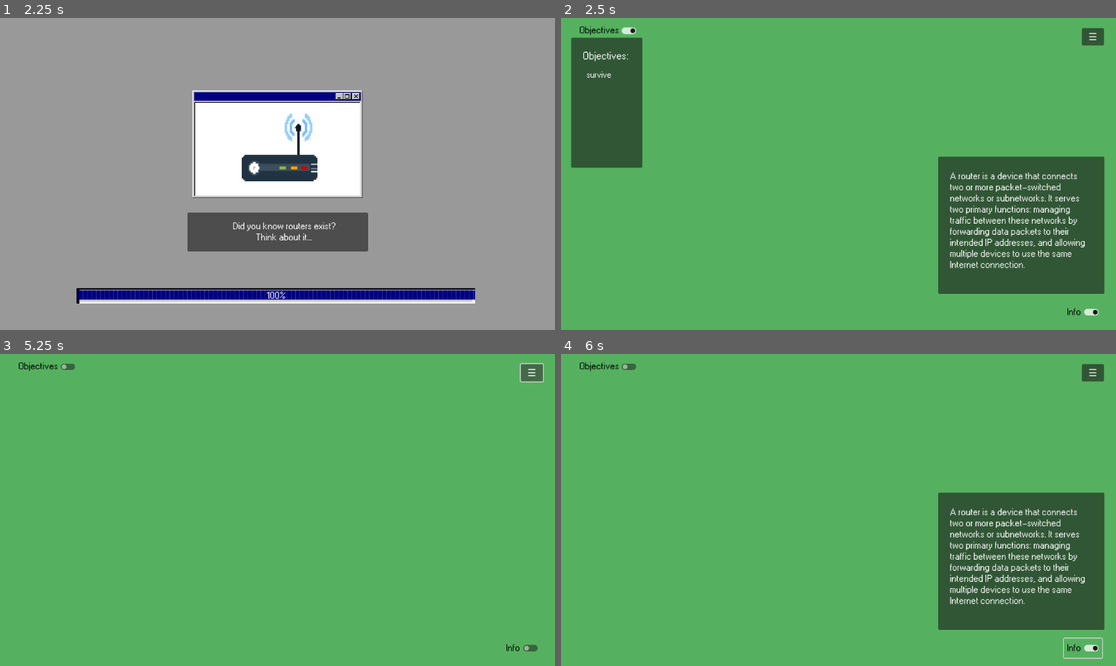
Above: before the commit, frames 1-4 (two rows, left to right).
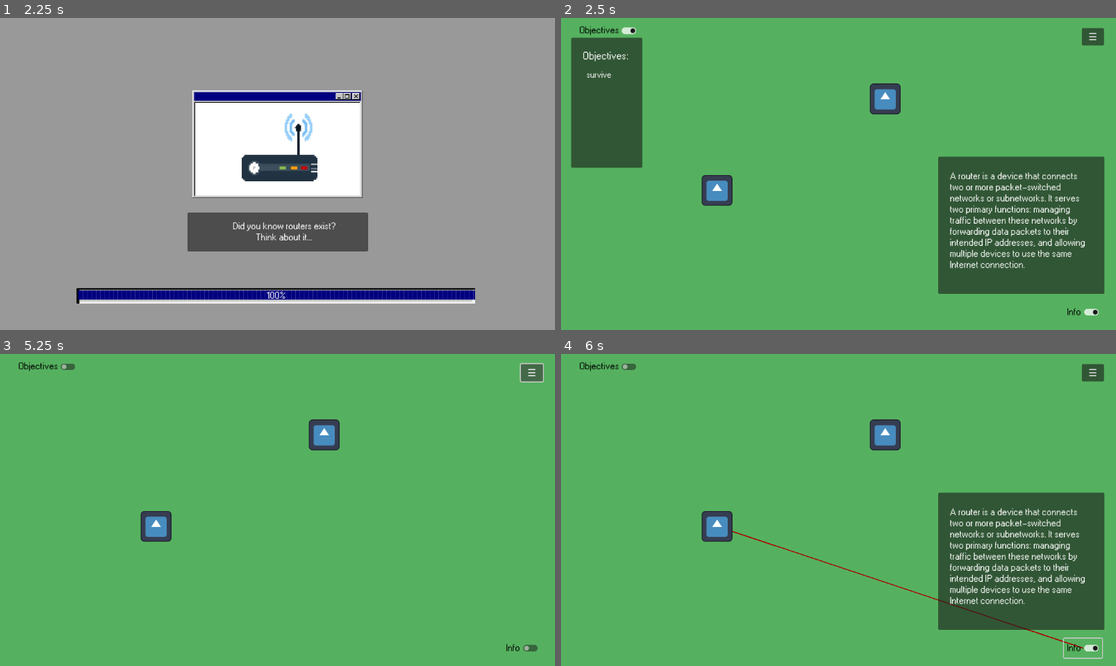
Above: after the commit, the same moments.

Repository: BcubeStudios/Netspace-Game
Game: Godot game, scene res://screens/opening.tscn
Same seed, same stepped clock (60 frames per second), same inputs: the game is played once before the commit and once after it. The engine's default icon, where the game draws it, is replaced by a stand-in: a white triangle on a blue panel in a dark square.
Inputs (mouse positions are in pixels of both pictures, inside the frame that each line leads up to):
- Up to frame 1 (2.25 s): click "START GAME" at 0.5 s; move the mouse to (399, 158) at 1.27 s; click (399, 158) at 1.42 s; tap Enter at 2 s; move the mouse to (166, 189) at 2.02 s; click (166, 189) at 2.17 s
- Up to frame 2 (2.5 s): no input
- Up to frame 3 (5.25 s): click "☰" at 2.75 s; click "Info" at 3.5 s; click "Objectives" at 4.25 s; click "☰" at 5 s
- Up to frame 4 (6 s): click "Info" at 5.75 s

Frame 1 is identical in both runs. In frame 2, 1.1% of the frame differs, in the area x 25-62%, y 20-61%; in frame 3, 1.1%; in frame 4, 1.4%, in the area x 25-95%, y 20-95%.

Commit message:
updated to a working state

Diff:
--- a/GodotWorkspace/project.godot
+++ b/GodotWorkspace/project.godot
@@ -15,13 +15,13 @@
 config/features=PackedStringArray("4.2", "GL Compatibility")
 config/icon="res://icon.svg"
 
+[autoload]
+
+Global="*res://scripts/global.gd"
+
 [display]
 
 window/subwindows/embed_subwindows=false
-
-[autoload]
-
-Global="*res://scripts/global.gd"
 
 [editor]
 
--- a/GodotWorkspace/screens/Director.tscn
+++ b/GodotWorkspace/screens/Director.tscn
@@ -1,6 +1,7 @@
-[gd_scene load_steps=4 format=3 uid="uid://ctx4wos4jkx7e"]
+[gd_scene load_steps=5 format=3 uid="uid://ctx4wos4jkx7e"]
 
 [ext_resource type="Script" path="res://scripts/Director.gd" id="1_u1ljf"]
+[ext_resource type="PackedScene" uid="uid://djkkrfn36vjk7" path="res://screens/point.tscn" id="3_4a4bx"]
 [ext_resource type="PackedScene" uid="uid://d0h00g4ba8ubu" path="res://screens/phedge.tscn" id="3_s8nuh"]
 
 [sub_resource type="StyleBoxFlat" id="StyleBoxFlat_0n6cs"]
@@ -24,3 +25,9 @@
 theme_override_styles/panel = SubResource("StyleBoxFlat_0n6cs")
 
 [node name="phedge" parent="." instance=ExtResource("3_s8nuh")]
+
+[node name="Point" parent="." instance=ExtResource("3_4a4bx")]
+position = Vector2(673, 168)
+
+[node name="Point2" parent="." instance=ExtResource("3_4a4bx")]
+position = Vector2(324, 358)
--- a/GodotWorkspace/screens/demo_level.tscn
+++ b/GodotWorkspace/screens/demo_level.tscn
@@ -2,7 +2,7 @@
 
 [ext_resource type="Script" path="res://scripts/demo_level.gd" id="1_j08t0"]
 [ext_resource type="PackedScene" uid="uid://c6fth4mtmu8c0" path="res://screens/settings_menu.tscn" id="2_1ps50"]
-[ext_resource type="PackedScene" uid="uid://ctx4wos4jkx7e" path="res://screens/director.tscn" id="2_pm2eq"]
+[ext_resource type="PackedScene" uid="uid://ctx4wos4jkx7e" path="res://screens/Director.tscn" id="2_pm2eq"]
 [ext_resource type="Theme" uid="uid://dupann3qkyje3" path="res://themes/pixel_98.tres" id="2_rkssa"]
 [ext_resource type="AudioStream" uid="uid://bar8iv8kegwxm" path="res://music/Free Game Soundtrack by chiphead64 - (hurry up).ogg" id="3_ruto6"]
 
@@ -27,6 +27,7 @@
 
 [node name="Director" parent="backgroundPanel" instance=ExtResource("2_pm2eq")]
 layout_mode = 1
+mouse_filter = 1
 
 [node name="AudioStreamPlayer2D" type="AudioStreamPlayer2D" parent="."]
 stream = ExtResource("3_ruto6")
--- a/GodotWorkspace/scripts/Director.gd
+++ b/GodotWorkspace/scripts/Director.gd
@@ -7,13 +7,15 @@
 
 # Called when the node enters the scene tree for the first time.
 func _ready():
+	#self.createPoint("point1", Vector2i(200, 200))
+	#self.createPoint("point2", Vector2i(300, 150))
+	var point = $Point
+	var point2 = $Point2
 
-	var point1 = Point.new("point1", Vector2i(150, 150))
-	var point2 = Point.new("point2", Vector2i(300, 150))
-	add_child(point1)
-	add_child(point2)
+	point.activate("point1", point.global_position)
+	points.append(point)
 
-	points.append(point1)
+	point2.activate("point2", point2.global_position)
 	points.append(point2)
 
 	current_phedge = $phedge
@@ -21,10 +23,11 @@
 	pass
 
 
-func createPoint(name, coords) -> Point:
-	var newPoint = Point.new(name, coords)
-	add_child(newPoint)
-	return newPoint
+func createPoint(new_name, coords):
+	var newPoint = Point.new()
+	newPoint.activate(new_name, coords)
+	self.add_child(newPoint)
+	points.append(newPoint)
 
 # Called every frame. 'delta' is the elapsed time since the previous frame.
 func _process(_delta):
@@ -44,6 +47,8 @@
 			current_phedge.reset_origin()
 			#add edge to array
 			add_child(edge)
+			#move to almost top
+			move_child(edge, 1)
 			edges.append(edge)
 			pass
 	pass
--- a/GodotWorkspace/scripts/Edge.gd
+++ b/GodotWorkspace/scripts/Edge.gd
@@ -11,16 +11,16 @@
 func _ready():
 	pass # Replace with function body.
 
-func _init(point1, point2):
-	self.point1 = point1
-	self.point2 = point2
+func _init(new_point1, new_point2):
+	self.point1 = new_point1
+	self.point2 = new_point2
 	print("succsess edge!")
 
 func color_change():
 	pass
 
 func _draw():
-	draw_line(point1.coords, point2.coords, colour, 2)
+	draw_line(point1.coords, point2.coords, colour, 3)
 	pass
 
 # Called every frame. 'delta' is the elapsed time since the previous frame.
--- a/GodotWorkspace/scripts/Phedge.gd
+++ b/GodotWorkspace/scripts/Phedge.gd
@@ -3,7 +3,7 @@
 
 var origin: Point
 var end: Vector2
-var colour: Color = Color(255, 255, 255)
+var colour: Color = Global.Colours["red"]
 var id: String
 
 
@@ -14,8 +14,8 @@
 	pass
 
 func _draw():
-	if self.is_active():
-		draw_line(origin.coords, end, colour)
+	if is_active():
+		draw_line(origin.coords, end, colour, 2)
 	pass
 
 # Called every frame. 'delta' is the elapsed time since the previous frame.
@@ -23,12 +23,13 @@
 	#Insert displaying code, collect mouse position use it as endpoint, draw_line() can be used
 	if self.is_active():
 		end = get_viewport().get_mouse_position()
+		queue_redraw()
 	pass
 
 func set_origin(point):
 	origin = point
-	print("new origin")
+
 
 func reset_origin():
 	origin=null
-	print("reset phedge")
+	queue_redraw()
--- a/GodotWorkspace/scripts/Point.gd
+++ b/GodotWorkspace/scripts/Point.gd
@@ -12,10 +12,13 @@
 	self.hide()
 	pass # Replace with function body.
 
-func _init(point_name, point_coords):
-	self.show()
+func activate(point_name, point_coords):
 	self.pointName = point_name
 	self.coords = point_coords
+	self.set_position(point_coords)
+	self.show()
+	print(pointName)
+	print(coords)
 
 
 # Called every frame. 'delta' is the elapsed time since the previous frame.
--- a/GodotWorkspace/scripts/global.gd
+++ b/GodotWorkspace/scripts/global.gd
@@ -8,5 +8,5 @@
 
 
 # Called every frame. 'delta' is the elapsed time since the previous frame.
-func _process(delta):
+func _process(_delta):
 	pass
